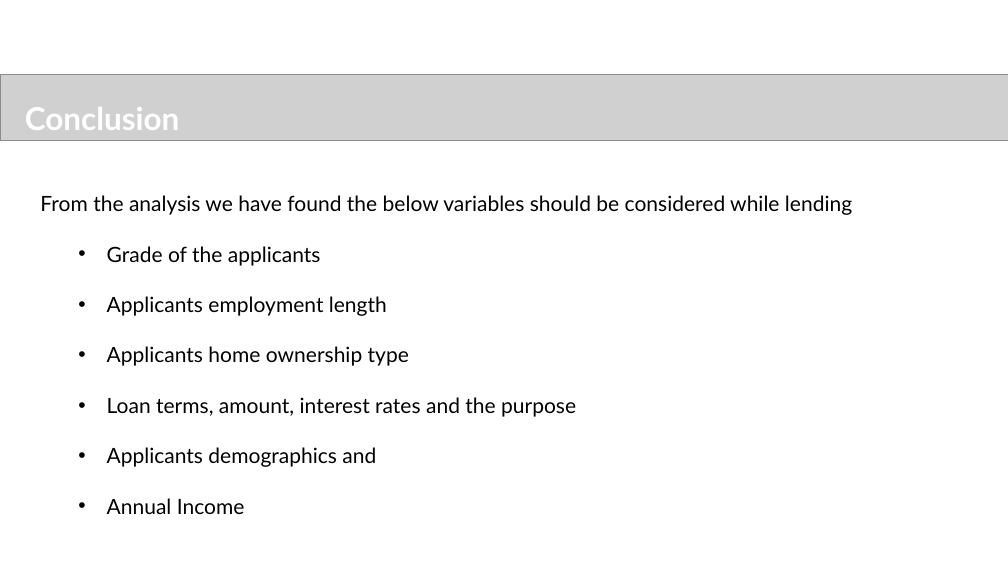
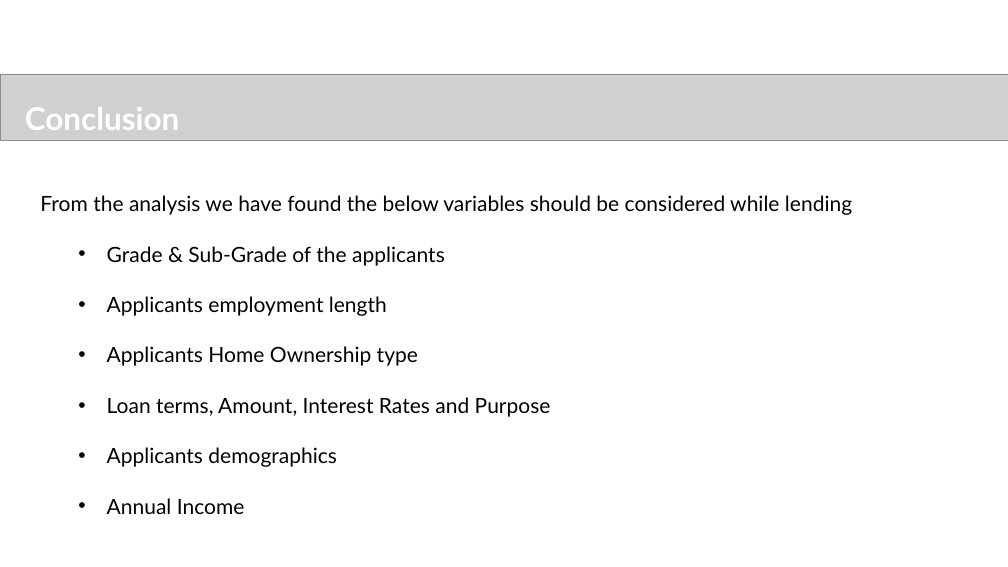
Before and after one commit to sureshballa/data-science-projects, a slide deck: slide 16 of Gramenar-case-study/FayizMayamVeettil_DDA1730041_main.pptx. Drawn at 1008x567 pixels with LibreOffice and Linux fonts; fonts in the diff are those of the drawing; grey boxes stand for pictures; background and template pictures are left out. Boxes give left, top, right and bottom in pixels: in the first picture for what was removed or moved away, otherwise in the second. Text is boxed around its words. In the diff, an @@ line names an element or a change of style, - is before the commit and + after.

```diff
--- a/Gramenar-case-study/FayizMayamVeettil_DDA1730041_main.pptx
+++ b/Gramenar-case-study/FayizMayamVeettil_DDA1730041_main.pptx
@@ text at box(107, 246, 445, 266): text changed @@
-  • Grade of the applicants
+  • Grade & Sub-Grade of the applicants
@@ text at box(107, 346, 551, 467): text changed @@
-  • Applicants home ownership type
-  • Loan terms, amount, interest rates and the purpose
-  • Applicants demographics and
+  • Applicants Home Ownership type
+  • Loan terms, Amount, Interest Rates and Purpose
+  • Applicants demographics
```
Also in this commit, not shown: 2 other slides changed.
